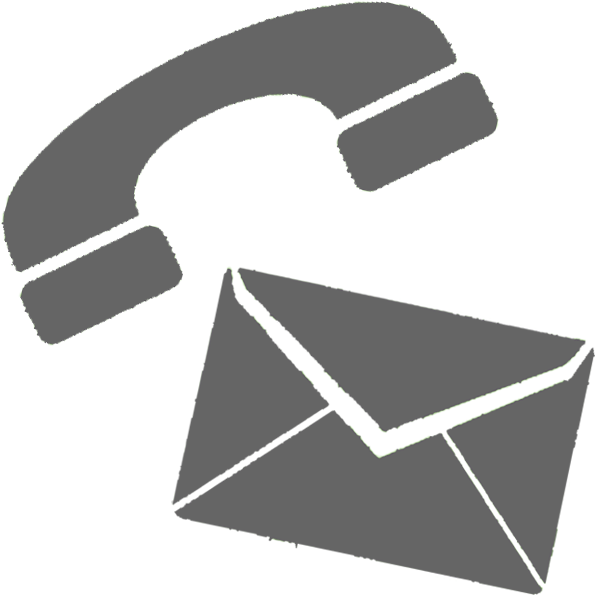
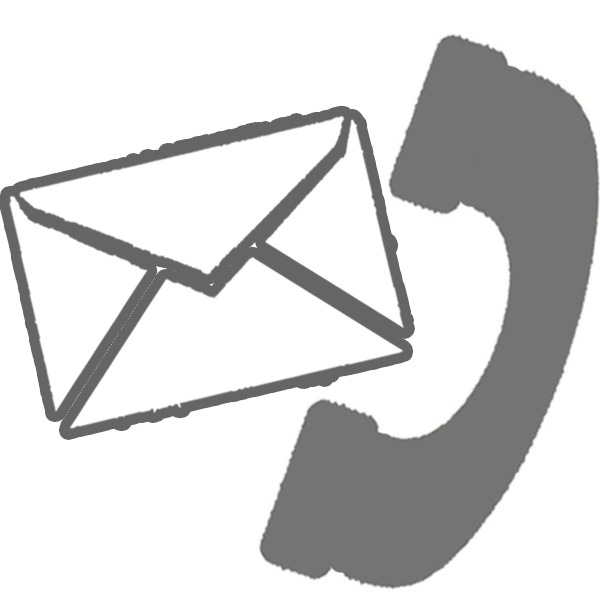
Comparing the layer stacks of the two 600px x 600px images. Changes:
painted on "Layer 2" over [8, 115, 595, 595]
removed layer "Layer 1" over [1, 1, 500, 349]
added layer "Layer 3" (90%) above "Layer 3 copy" over [255, 30, 600, 595]
